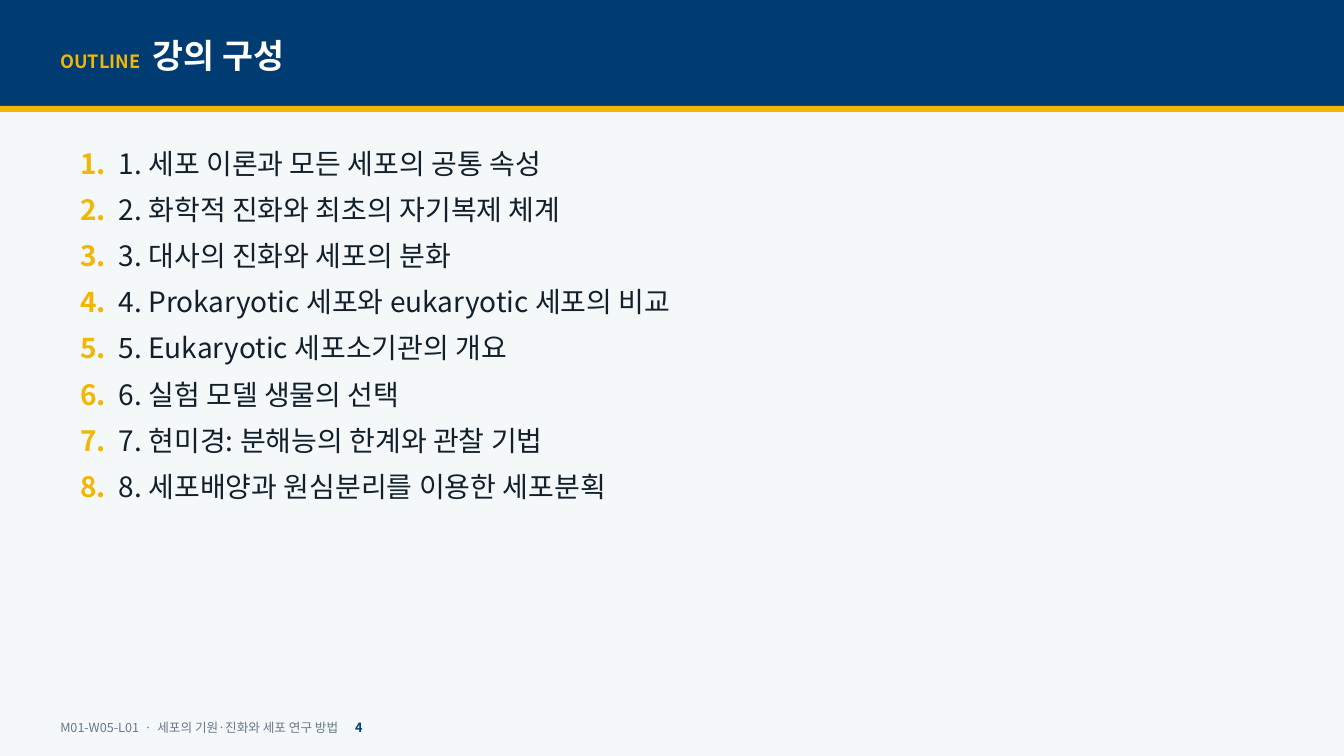
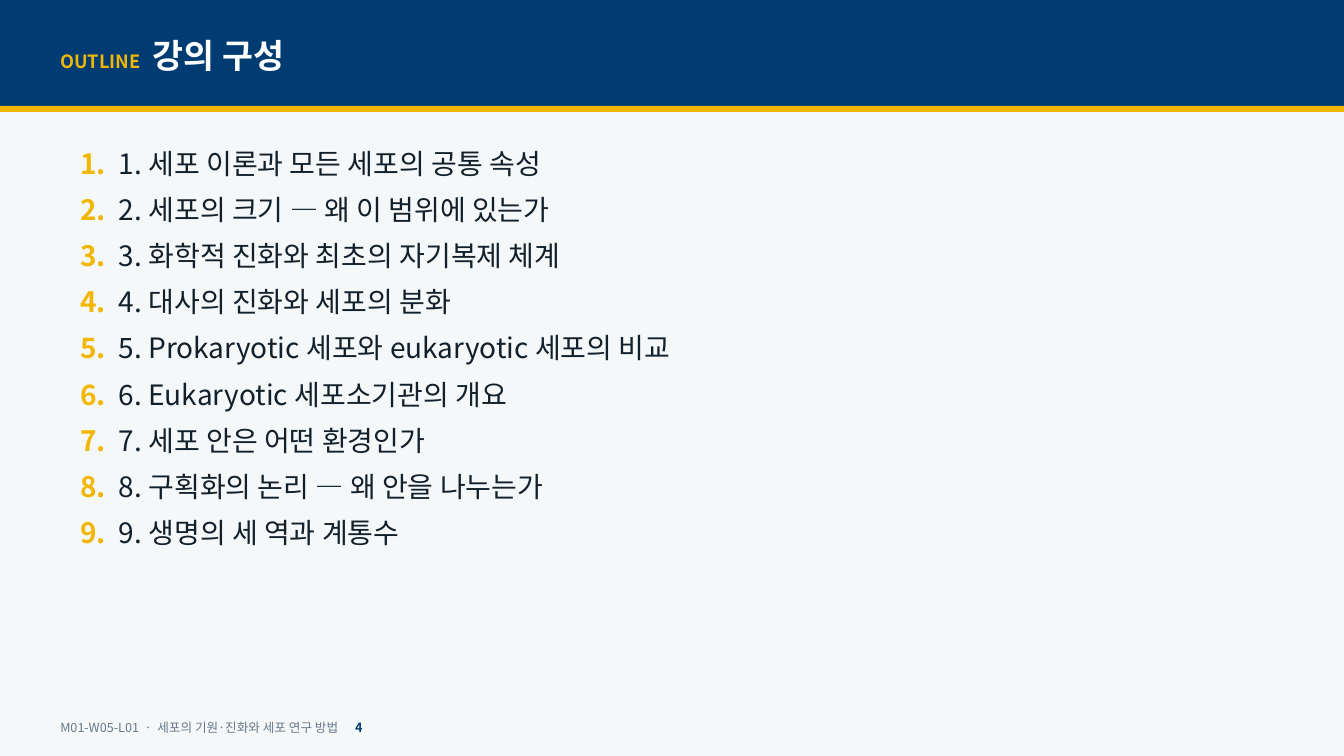
Before and after one commit to hoperiasd2/hoperiasd2.github.io, a slide deck: slide 4 of curriculum/M01/W05/L01/slides.pptx. Drawn at 1344x756 pixels with LibreOffice and Linux fonts; fonts in the diff are those of the drawing. Boxes give left, top, right and bottom in pixels: in the first picture for what was removed or moved away, otherwise in the second. Text is boxed around its words. In the diff, an @@ line names an element or a change of style, - is before the commit and + after.

```diff
--- a/curriculum/M01/W05/L01/slides.pptx
+++ b/curriculum/M01/W05/L01/slides.pptx
@@ text at [80,197,671,546]: text changed @@
-2. 2. 화학적 진화와 최초의 자기복제 체계
-3. 3. 대사의 진화와 세포의 분화
-4. 4. Prokaryotic 세포와 eukaryotic 세포의 비교
-5. 5. Eukaryotic 세포소기관의 개요
-6. 6. 실험 모델 생물의 선택
-7. 7. 현미경: 분해능의 한계와 관찰 기법
-8. 8. 세포배양과 원심분리를 이용한 세포분획
+2. 2. 세포의 크기 — 왜 이 범위에 있는가
+3. 3. 화학적 진화와 최초의 자기복제 체계
+4. 4. 대사의 진화와 세포의 분화
+5. 5. Prokaryotic 세포와 eukaryotic 세포의 비교
+6. 6. Eukaryotic 세포소기관의 개요
+7. 7. 세포 안은 어떤 환경인가
+8. 8. 구획화의 논리 — 왜 안을 나누는가
+9. 9. 생명의 세 역과 계통수
```
Also in this commit, not shown: 25 other slides changed, 1 slide added, 13 slides removed, 6 other files.
